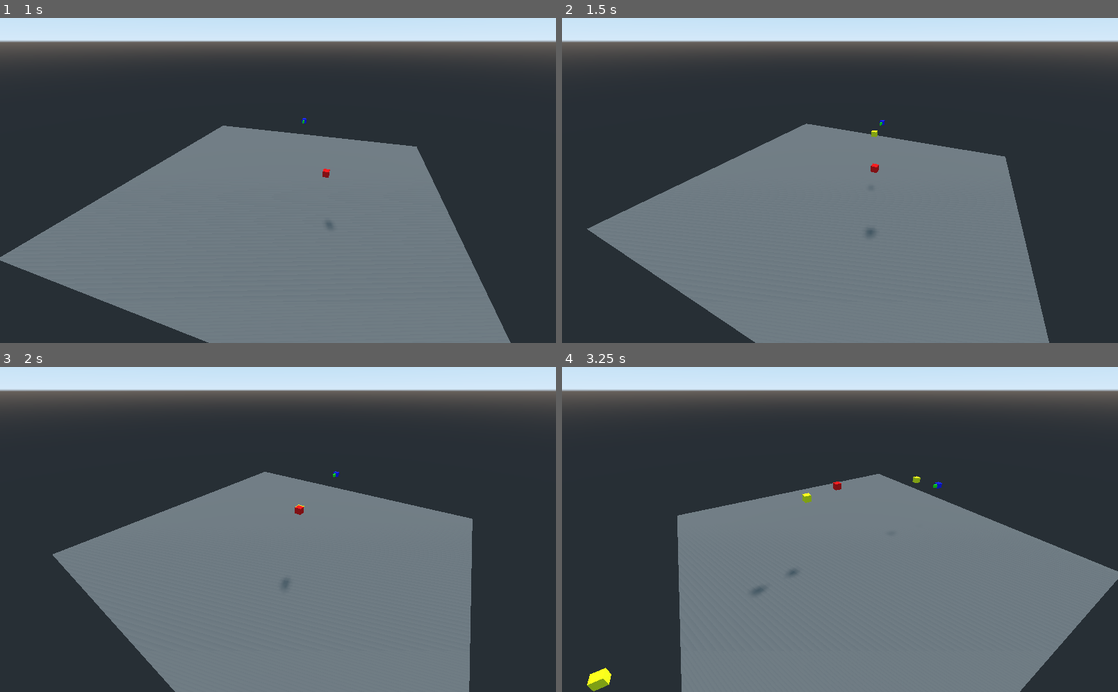
Above: before the commit, frames 1-4 (two rows, left to right).
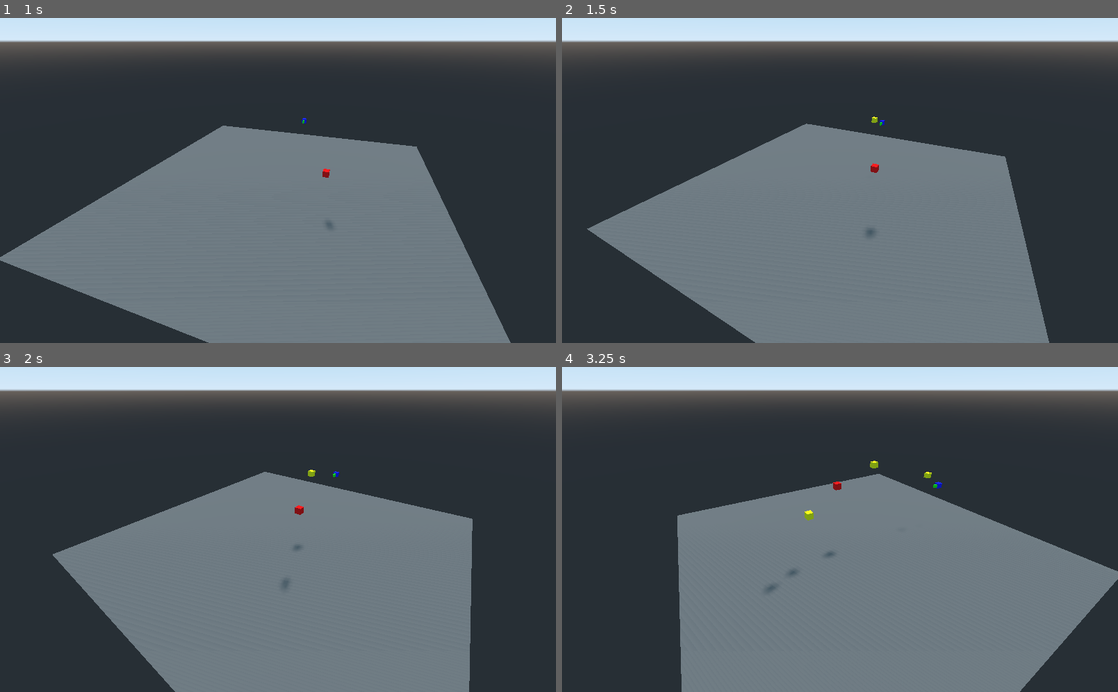
Above: after the commit, the same moments.

Repository: Miziziziz/Godot3DProjectileSolver
Game: Godot game, scene res://World.tscn
Two runs of this game, one before a commit and one after it. Both use one fixed random seed, a clock stepped at 60 frames per second and the inputs below.
Inputs:
- Up to frame 1 (1 s): no input
- Up to frame 2 (1.5 s): no input
- Up to frame 3 (2 s): no input
- Up to frame 4 (3.25 s): no input

Frame 1 is identical in both runs. In frame 2, less than 0.1% of the frame differs, in the area x 55-57%, y 30-37%; in frame 3, less than 0.1%; in frame 4, 0.4%, in the area x 4-68%, y 28-100%.

Commit message:
added predictive aiming for projectiles without gravity

Diff:
--- a/TurretBase.gd
+++ b/TurretBase.gd
@@ -1,6 +1,6 @@
 extends Spatial
 
-var projectile_speed = 50.0
+var projectile_speed = 30.0
 var projectile_gravity : float = -9.8
 var projectile = preload("res://Projectile.tscn")
 export(NodePath) var target_path
@@ -26,8 +26,35 @@
 
 	new_p.velocity = projectile_speed * dir
 
+
+# t = [ -2*D*St*cos(theta) ± Sqrt[ (2*D*St*cos(theta))2 + 4*(Sb2 - St2)*D2 ] ] / (2*(Sb2 - St2))
+# Vb = Vt + [(Pti - Pbi) / t]
+# cos(theta) = DotProduct( Normalize(Pbi - Pti), Normalize(Vt) )
+func calculate_direction():
+	if abs(projectile_gravity) > 0.001:
+		return calculate_direction_gravity()
+	var Pti = target.global_transform.origin
+	var Pbi = global_transform.origin
+	var D = Pti.distance_to(Pbi)
+	var Vt = target.velocity
+	var St = Vt.length()
+	var Sb = projectile_speed
+	var cos_theta = Pti.direction_to(Pbi).dot(Vt.normalized())
+	var root = sqrt(2*D*St*cos_theta + 4*(Sb*Sb - St*St)*D*D )
+	var t1 = (-2*D*St*cos_theta + root) / (2*(Sb*Sb - St*St))
+	var t2 = (-2*D*St*cos_theta - root) / (2*(Sb*Sb - St*St))
+
+	var t = max(t1, t2)
+	if t < 0:
+		t = max(t1, t2)
+	if t < 0:
+		return null # can't hit, target too fast
+
+	var Vb = Vt + (Pti - Pbi) / t
+	return Vb.normalized()
+
 const NUM_OF_ITERATIONS = 10
-func calculate_direction():
+func calculate_direction_gravity():
 	var target_cur_pos = target.global_transform.origin
 	var target_velocity = target.velocity
 	var our_pos = global_transform.origin
Not shown: 3 places in World.tscn that only renumber resources
